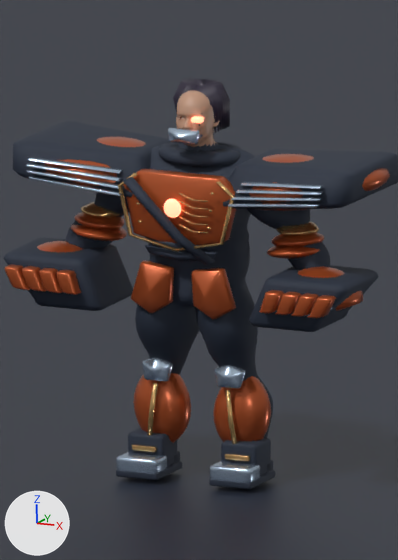
One commit to the Blender file ArtSource/Heroes/Rook.blend: the scene before it, then after it.
The view is the same before and after, from the file's camera 'Portrait'. Every picture has the same lights, and +X, +Y and +Z are marked at lower left. The picture after the commit comes second.

The older version as bpy lines, for what is in view:
```python
ob_df_anatomy = bpy.data.objects.new('DF_Anatomy', me_df_anatomy)
ob_df_anatomy.location = (0.0, 0.0, 0.0)
ob_df_gauntletl = bpy.data.objects.new('DF_GauntletL', me_df_gauntletl)
ob_df_gauntletl.location = (0.0, 0.0, 0.0)
ob_df_gauntletr = bpy.data.objects.new('DF_GauntletR', me_df_gauntletr)
ob_df_gauntletr.location = (0.0, 0.0, 0.0)
# also in view: 'Plane' at (0.0, 0.0, 0.0)
```
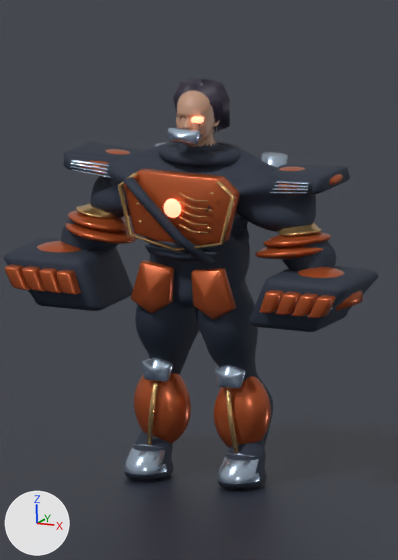
The change in detail:
me_df_anatomy is used by ob_df_anatomy; location (0.0, 0.0, 0.0).
me_df_anatomy had 22753 vertices, 21824 faces and spanned x -0.91..0.91, y -0.35..0.42, z 0.02..1.89.
me_df_anatomy now has 22161 vertices, 21140 faces and spans x -0.69..0.69, y -0.35..0.28, z 0.02..1.89.
me_df_anatomy part 1: the loose piece of 96 vertices spanning x -0.74..-0.27, y -0.33..-0.28, z 1.38..1.43 is scaled about its middle by 0.5, then moved by (0.02, 0.17, 0.02).
me_df_anatomy part 2: the loose piece of 96 vertices spanning x -0.75..-0.29, y -0.33..-0.26, z 1.41..1.46 is scaled about its middle by 0.5, then moved by (0.03, 0.17, 0.01).
me_df_anatomy part 3: the loose piece of 96 vertices spanning x -0.75..-0.3, y -0.32..-0.24, z 1.44..1.49 is scaled about its middle by 0.5, then moved by (0.03, 0.16, -0.01).
me_df_anatomy part 4: the loose piece of 96 vertices spanning x 0.27..0.74, y -0.33..-0.28, z 1.38..1.43 is scaled about its middle by 0.5, then moved by (-0.02, 0.17, 0.02).
me_df_anatomy part 5: the loose piece of 96 vertices spanning x 0.29..0.75, y -0.33..-0.26, z 1.41..1.46 is scaled about its middle by 0.5, then moved by (-0.03, 0.17, 0.01).
me_df_anatomy part 6: the loose piece of 96 vertices spanning x 0.3..0.75, y -0.32..-0.24, z 1.44..1.49 is scaled about its middle by 0.5, then moved by (-0.03, 0.16, -0.01).
me_df_anatomy part 7: the loose piece of 96 vertices spanning x -0.33..-0.15, y -0.12..0.06, z 0.05..0.21 is rebuilt with 160 vertices and now spans x -0.34..-0.13, y -0.21..0.08, z 0.02..0.21.
me_df_anatomy part 8: the loose piece of 96 vertices spanning x 0.15..0.33, y -0.12..0.06, z 0.05..0.21 is rebuilt with 160 vertices and now spans x 0.13..0.34, y -0.21..0.08, z 0.02..0.21.
me_df_anatomy part 9: a new loose piece of 96 vertices spanning x -0.67..-0.31, y -0.12..0.23, z 1.4..1.52, in mat_obsidian_fabric (dark blue #242e3e).
me_df_anatomy part 10: a new loose piece of 96 vertices spanning x 0.31..0.67, y -0.12..0.23, z 1.4..1.52, in mat_obsidian_fabric (dark blue #242e3e).
me_df_anatomy part 11: a new loose piece of 24 vertices spanning x -0.31..-0.16, y -0.12..-0.08, z 0.14..0.16, in mat_brushed_silver (blue #afc0d3).
me_df_anatomy part 12: the loose piece of 96 vertices spanning x -0.3..-0.18, y -0.13..-0.11, z 0.13..0.16 is deleted.
me_df_anatomy part 13: the loose piece of 96 vertices spanning x 0.18..0.3, y -0.13..-0.11, z 0.13..0.16 is deleted.
me_df_anatomy part 14: the loose piece of 96 vertices spanning x 0.31..0.75, y -0.31..-0.2, z 1.47..1.52 is deleted.
me_df_anatomy part 15: the loose piece of 96 vertices spanning x -0.75..-0.31, y -0.31..-0.2, z 1.47..1.52 is deleted.
me_df_anatomy part 16: 88 vertices moved within x -0.67..0.67, y -0.2..0.12, z 0.99..1.49; 3640 vertices removed from x -0.91..0.91, y -0.29..0.42, z 0.99..1.57; 3640 vertices added at x -0.69..0.69, y -0.29..0.28, z 0.99..1.51.
me_df_anatomy part 17: 576 vertices removed from x -0.34..0.34, y -0.22..0.09, z 0.02..0.12.
Other edits to the shape of me_df_anatomy do not show in these pictures.

Location of each change, (x1, y1, x2, y2) in pixels of the pictures (398 x 560 px; the box of a moved part takes in the faces that stretch with it):
'DF_Anatomy', reshaped
    before: (13, 79, 398, 489)
    after: (61, 79, 350, 488)
part 1 of me_df_anatomy, moved or reshaped
    before: (29, 176, 122, 196)
    after: (72, 169, 111, 178)
part 2 of me_df_anatomy, moved or reshaped
    before: (27, 169, 119, 189)
    after: (71, 165, 108, 174)
part 3 of me_df_anatomy, moved or reshaped
    before: (26, 163, 121, 181)
    after: (70, 162, 107, 170)
part 4 of me_df_anatomy, moved or reshaped
    before: (227, 203, 320, 208)
    after: (270, 191, 308, 193)
part 5 of me_df_anatomy, moved or reshaped
    before: (231, 196, 322, 201)
    after: (272, 188, 309, 190)
part 6 of me_df_anatomy, moved or reshaped
    before: (236, 189, 323, 195)
    after: (274, 185, 310, 187)
part 7 of me_df_anatomy, rebuilt (23% taller)
    before: (128, 428, 177, 467)
    after: (125, 431, 174, 479)
part 8 of me_df_anatomy, rebuilt (28% taller)
    before: (221, 438, 271, 476)
    after: (218, 439, 267, 488)
part 9 of me_df_anatomy, added
    after: (63, 141, 142, 174)
part 10 of me_df_anatomy, added (dark blue)
    after: (271, 164, 350, 194)
part 11 of me_df_anatomy, added
    after: (133, 444, 162, 449)
part 12 of me_df_anatomy, deleted
    before: (132, 444, 157, 452)
part 13 of me_df_anatomy, deleted
    before: (225, 454, 250, 462)
part 14 of me_df_anatomy, deleted
    before: (241, 181, 323, 189)
part 15 of me_df_anatomy, deleted (blue)
    before: (28, 157, 122, 174)
part 16 of me_df_anatomy, moved or reshaped
    before: (13, 121, 398, 270)
    after: (61, 149, 343, 271)
part 17 of me_df_anatomy, deleted
    before: (116, 451, 275, 489)
